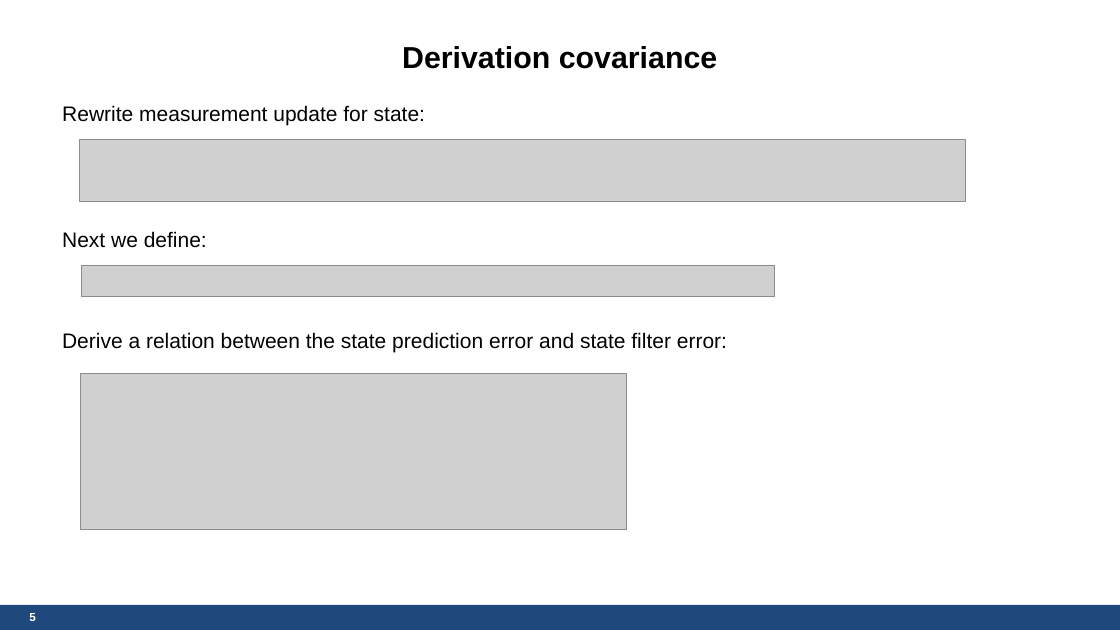
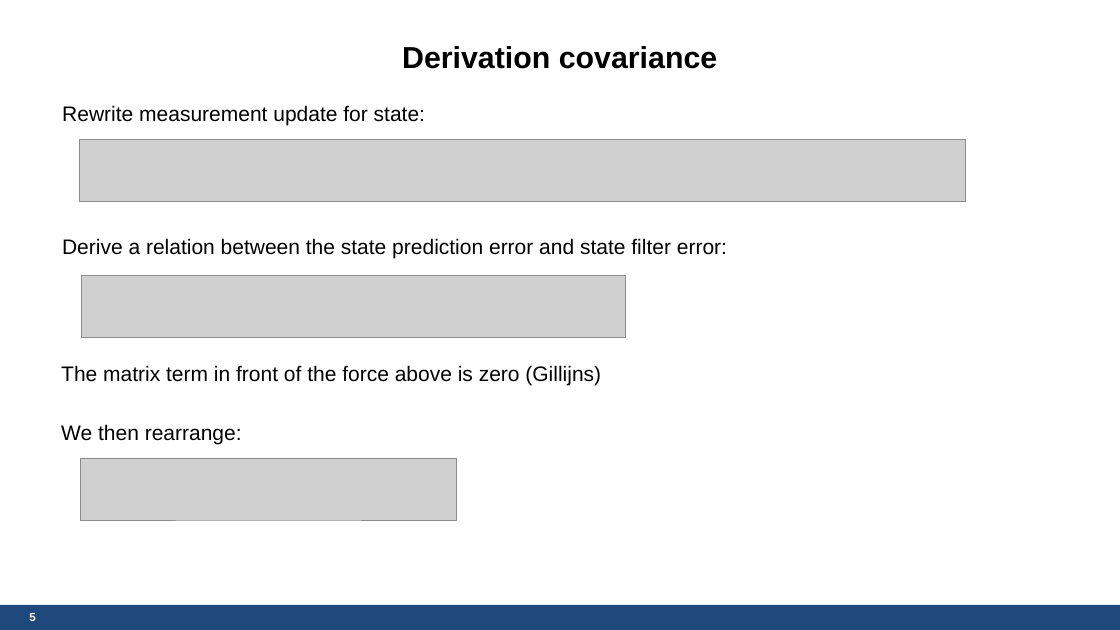
Before and after one commit to Oyvindwpetersen/ssm_tools, a slide deck: slide 5 of doc/logL.pptx. Drawn at 1120x630 pixels with LibreOffice and Linux fonts; fonts in the diff are those of the drawing; grey boxes stand for pictures; background and template pictures are left out. Boxes give left, top, right and bottom in pixels: in the first picture for what was removed or moved away, otherwise in the second. Text is boxed around its words. In the diff, an @@ line names an element or a change of style, - is before the commit and + after.

```diff
--- a/doc/logL.pptx
+++ b/doc/logL.pptx
@@ text "Derive a relation between the ...": place and size @@
-text "Derive a relation between the ..." at box(62, 332, 727, 352)
+text "Derive a relation between the ..." at box(62, 238, 727, 258)
@@ text removed at box(62, 231, 207, 248) @@
-Next we define:
@@ picture removed at box(82, 266, 776, 297) @@
@@ picture added at box(82, 276, 626, 338) @@
@@ text added at box(61, 365, 601, 444), 18 pt, text #000000 @@
+The matrix term in front of the force above is zero (Gillijns)
+We then rearrange:
@@ picture removed at box(81, 373, 626, 530) @@
@@ picture added at box(81, 458, 456, 520) @@
```
Also in this commit, not shown: 4 other slides changed, 1 other file.
